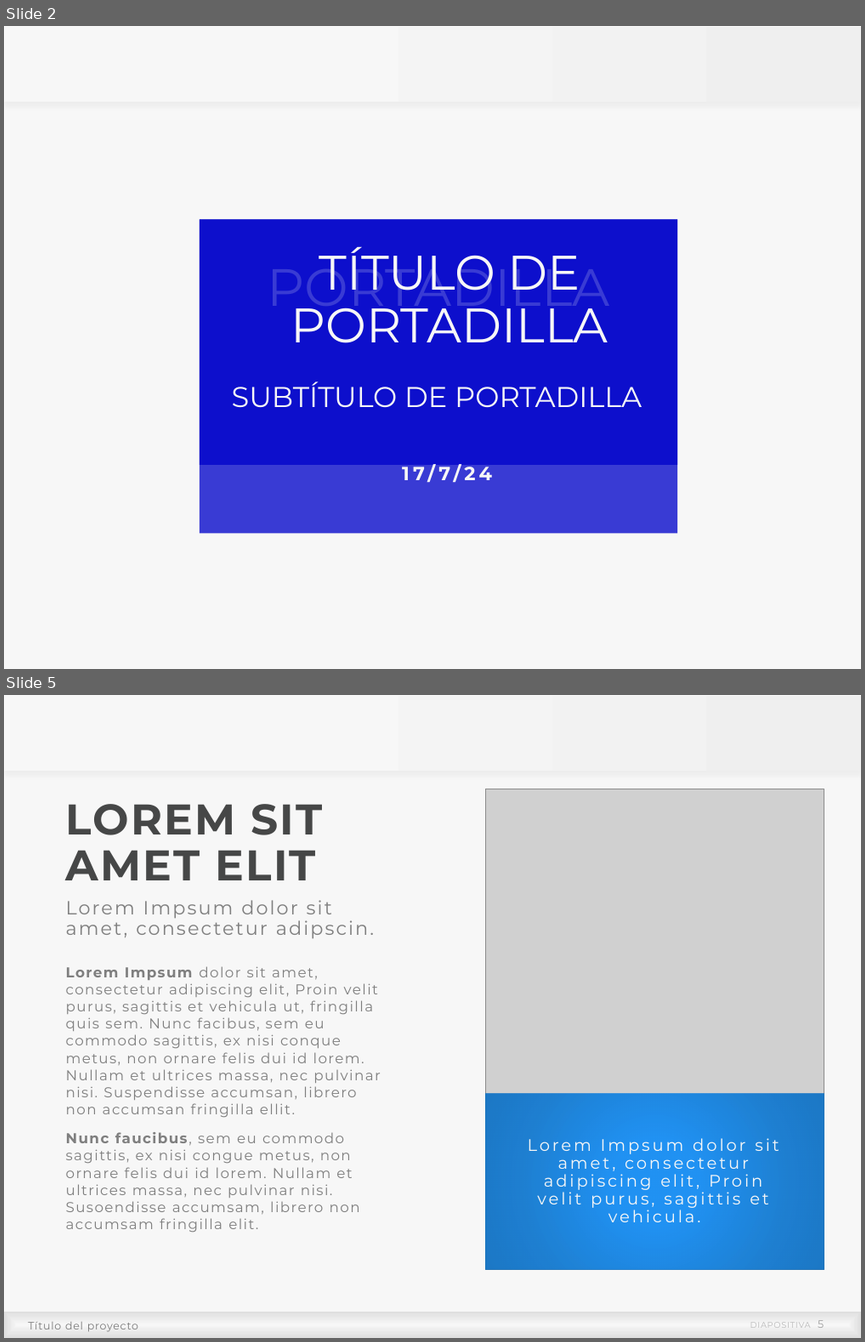
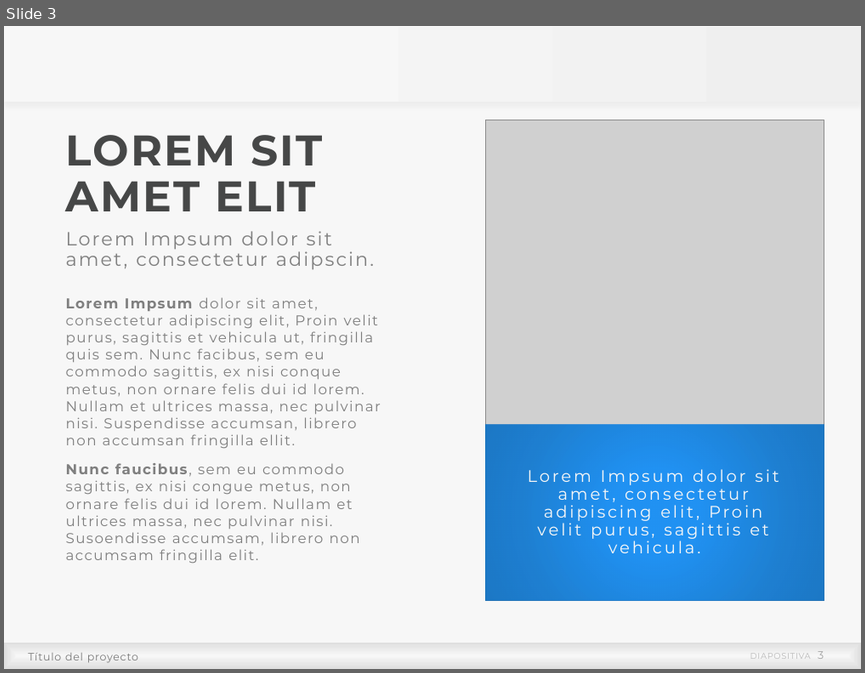
Before and after one commit to thalessac/explainable-artificial-intelligence, a slide deck: Inteligencia Artificial Explicable/Tema 2 - trabajo práctico/presentation/presentation.pptx. Shown one above the other, each under a label of ours: slides 2 and 5 before the commit, slide 3 after it; the slides between them are not shown. The pictures are 865x1342 and 865x673 pixels, drawn with LibreOffice and Linux fonts; fonts in the diff are those of the drawing; grey boxes stand for pictures; background and template pictures are left out. Boxes give left, top, right and bottom in pixels: in the first picture for what was removed or moved away, otherwise in the second. Text is boxed around its words. In the diff, an @@ line names an element or a change of style, - is before the commit and + after.

```diff
--- a/Inteligencia Artificial Explicable/Tema 2 - trabajo práctico/presentation/presentation.pptx
+++ b/Inteligencia Artificial Explicable/Tema 2 - trabajo práctico/presentation/presentation.pptx
@@ slide 2 removed at bbox=[4, 26, 861, 669], background #F7F7F7; not listed: 1 template element that a slide beside it also shows @@
@@ rectangle removed at bbox=[180, 199, 697, 555] @@
@@ rectangle removed at bbox=[200, 220, 677, 465] @@
@@ rectangle removed at bbox=[200, 220, 677, 533] @@
@@ text removed at bbox=[267, 246, 609, 318] @@
-TÍTULO DE PORTADILLA
@@ text removed at bbox=[291, 295, 608, 343] @@
-PORTADILLA
@@ subtitle removed at bbox=[232, 381, 642, 408] @@
-SUBTÍTULO DE PORTADILLA
@@ text removed at bbox=[402, 462, 492, 482] @@
-17/7/24
@@ what was slide 5 is now slide 3 @@
@@ page number at bbox=[750, 651, 823, 658]: text changed @@
-DIAPOSITIVA 5
+DIAPOSITIVA 3
```
Also in this commit, not shown: 5 slides changed, 1 slide added, 2 other slides removed, 1 other file.
